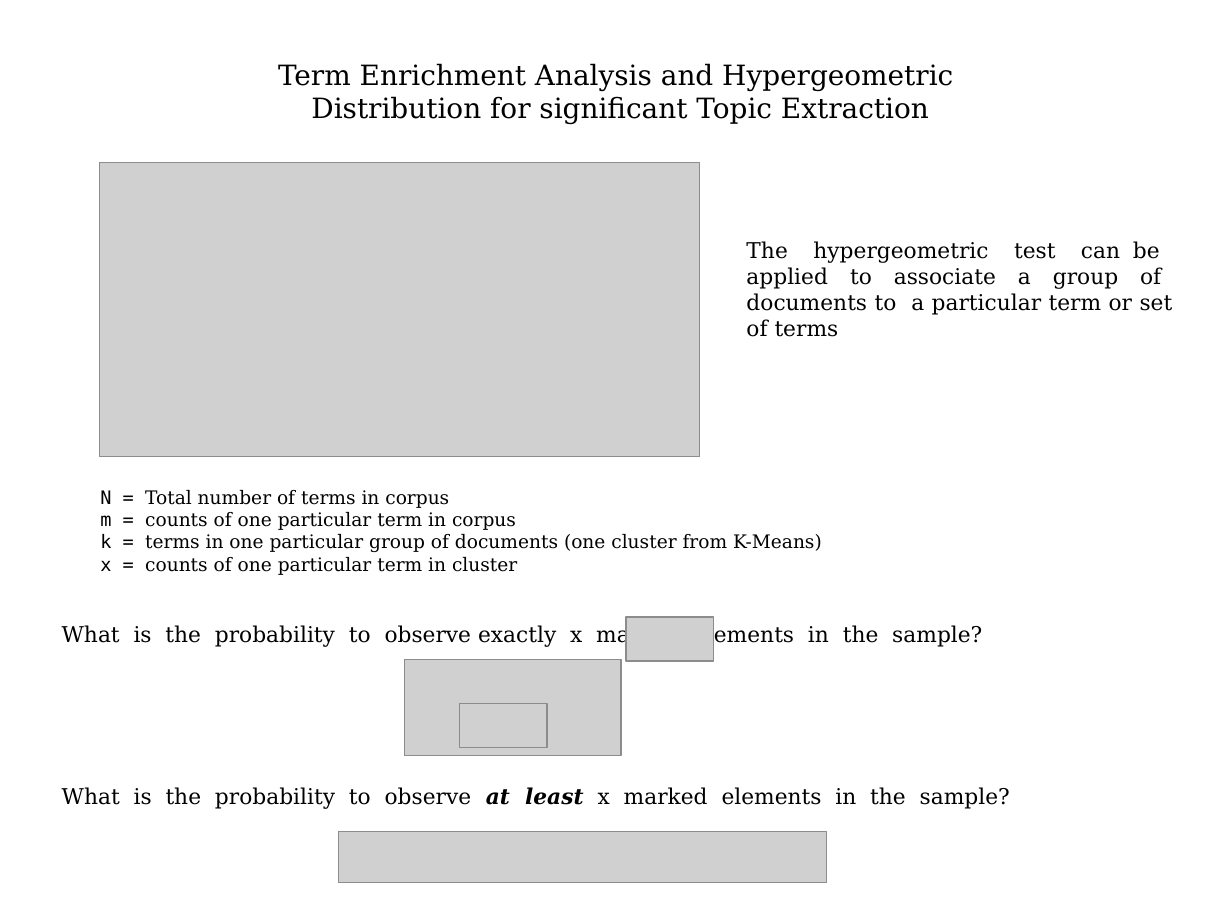
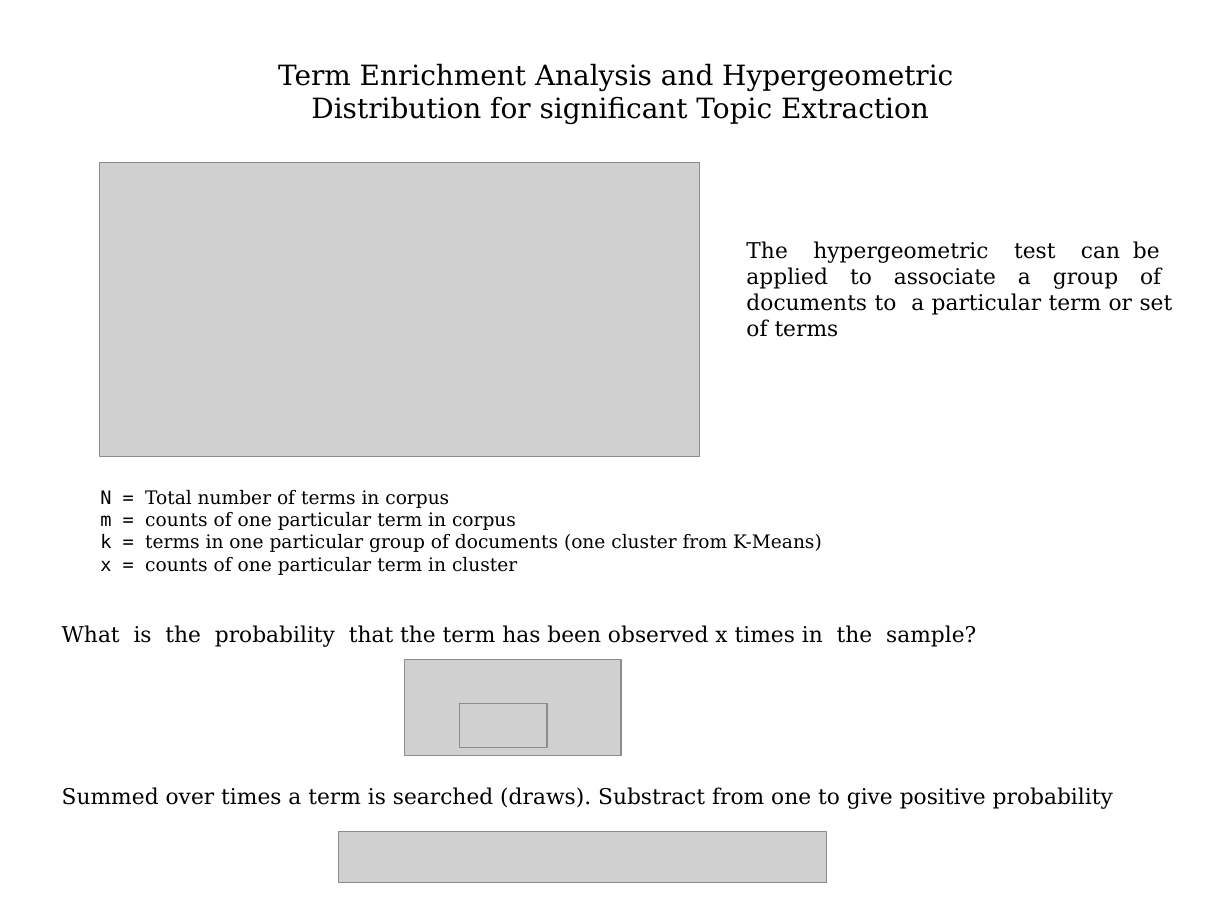
Before and after one commit to vitalv/doc-clustering-topic-modeling, a slide deck: slide 4 of doc-clustering-topic-modeling.odp. Drawn at 1232x924 pixels with LibreOffice and Linux fonts; fonts in the diff are those of the drawing; grey boxes stand for pictures. Boxes give left, top, right and bottom in pixels: in the first picture for what was removed or moved away, otherwise in the second. Text is boxed around its words. In the diff, an @@ line names an element or a change of style, - is before the commit and + after.

```diff
--- a/doc-clustering-topic-modeling.odp
+++ b/doc-clustering-topic-modeling.odp
@@ text at (62, 625, 976, 647): text changed @@
-What is the probability to observe exactly x marked elements in the sample?
+What is the probability that the term has been observed x times in the sample?
@@ picture removed at (626, 617, 714, 661) @@
@@ text at (62, 787, 1113, 809): text changed @@
-What is the probability to observe at least x marked elements in the sample?
+Summed over times a term is searched (draws). Substract from one to give positive probability
```
Also in this commit, not shown: 7 other slides changed, 2 slides added, 1 slide removed, 1 other file.
